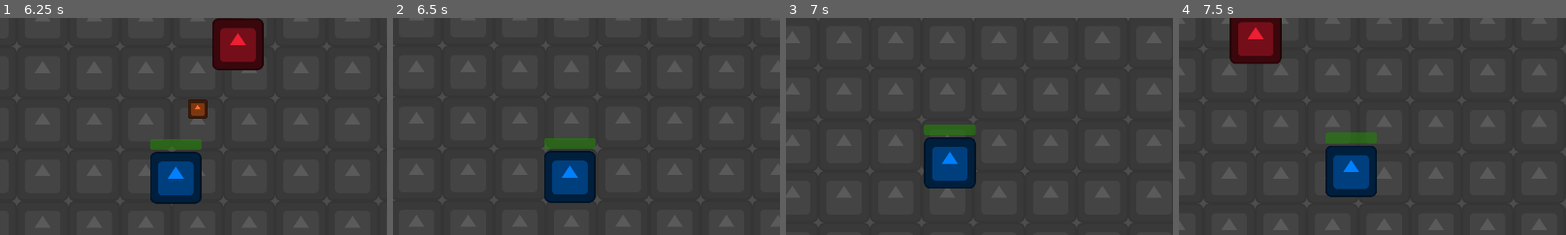
Above: before the commit, frames 1-4 (left to right).
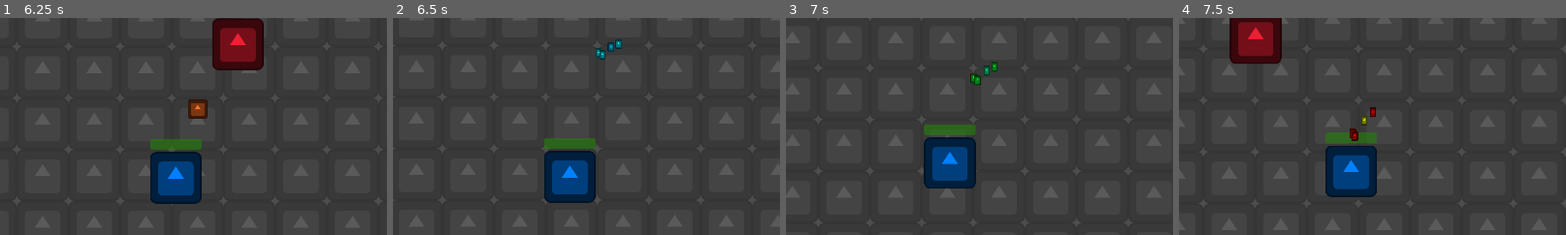
Above: after the commit, the same moments.

Repository: alfroids/survivors-clone
Game: Godot game, scene res://World/world.tscn
Two runs of this game, one before a commit and one after it. Both use one fixed random seed, a clock stepped at 60 frames per second and the inputs below. The engine's default icon, where the game draws it, is replaced by a stand-in: a white triangle on a blue panel in a dark square.
Inputs:
- Up to frame 1 (6.25 s): tap Enter at 0.5 s; hold D (move_right) 0.53-1.28 s; hold S (move_down) 1.28-2.03 s; hold D (move_right) 2.03-2.78 s; hold W (move_up) 2.78-3.53 s; hold A (move_left) 3.53-5.03 s; hold S (move_down) 5.03-5.78 s; hold D (move_right) from 5.78 s (still down)
- Up to frame 2 (6.5 s): keep holding D (move_right)
- Up to frame 3 (7 s): release D (move_right) at 6.53 s; hold W (move_up) from 6.53 s (still down)
- Up to frame 4 (7.5 s): release W (move_up) at 7.28 s; hold D (move_right) from 7.28 s (still down)
The pictures show only the part of the screen within x 29-79%, y 14-63%; the shares and areas given below are measured in that part.

Frame 1 is identical in both runs. In frame 2, 0.3% of the frame differs, in the area x 52-60%, y 9-20%; in frame 3, 0.3%; in frame 4, 0.2%.

Commit message:
Add enemy drop xp

Diff:
--- a/Enemy/enemy.gd
+++ b/Enemy/enemy.gd
@@ -3,6 +3,7 @@
 
 
 @export var enemy_data: EnemyData
+@export var xp_scene: PackedScene
 
 var max_health: int
 var move_speed: float
@@ -36,5 +37,21 @@
 
 func _on_hurtbox_received_damage(damage_data: DamageData) -> void:
 	health -= damage_data.damage_per_tick
+
 	if not health:
+		@warning_ignore("integer_division")
+		for i in range(enemy_data.xp_drop / 100):
+			spawn_xp(100)
+		spawn_xp(enemy_data.xp_drop % 100)
+
 		queue_free()
+
+
+func spawn_xp(xp_amount: int) -> void:
+	if xp_amount <= 0:
+		return
+
+	var xp: XP = xp_scene.instantiate()
+	xp.xp_amount = xp_amount
+	xp.global_position = global_position + Utils.random_point_in_circle(50.0)
+	get_tree().current_scene.call_deferred(&"add_child", xp)
--- a/Enemy/enemy.tscn
+++ b/Enemy/enemy.tscn
@@ -1,9 +1,10 @@
-[gd_scene load_steps=14 format=3 uid="uid://b1kan3wtv5trr"]
+[gd_scene load_steps=15 format=3 uid="uid://b1kan3wtv5trr"]
 
 [ext_resource type="Texture2D" uid="uid://bor6xfqb3k54d" path="res://icon.svg" id="1_54a1r"]
 [ext_resource type="Script" path="res://Enemy/enemy.gd" id="1_r2jj5"]
 [ext_resource type="Script" path="res://EnemyData/enemy_data.gd" id="2_ouuid"]
 [ext_resource type="Shader" uid="uid://y682225ucbre" path="res://recolor.tres" id="2_xuysw"]
+[ext_resource type="PackedScene" uid="uid://bxs0p7ry7bwps" path="res://XP/xp.tscn" id="3_py0fd"]
 [ext_resource type="Script" path="res://Hurtbox/hurtbox.gd" id="4_fjgfo"]
 [ext_resource type="Script" path="res://Hitbox/hitbox.gd" id="4_jtv4c"]
 [ext_resource type="Script" path="res://DamageData/damage_data.gd" id="5_2gdeb"]
@@ -12,6 +13,7 @@
 script = ExtResource("2_ouuid")
 max_health = 10
 move_speed = 100.0
+xp_drop = 350
 
 [sub_resource type="ShaderMaterial" id="ShaderMaterial_o12hw"]
 shader = ExtResource("2_xuysw")
@@ -38,6 +40,7 @@
 motion_mode = 1
 script = ExtResource("1_r2jj5")
 enemy_data = SubResource("Resource_7wh8l")
+xp_scene = ExtResource("3_py0fd")
 
 [node name="Sprite2D" type="Sprite2D" parent="."]
 material = SubResource("ShaderMaterial_o12hw")
--- a/EnemyData/enemy_data.gd
+++ b/EnemyData/enemy_data.gd
@@ -6,3 +6,4 @@
 @export var max_health: int
 @export var move_speed: float
 @export var damage_data: DamageData
+@export var xp_drop: int
--- a/XP/xp.tscn
+++ b/XP/xp.tscn
@@ -10,6 +10,7 @@
 point_count = 2
 
 [sub_resource type="ShaderMaterial" id="ShaderMaterial_008bg"]
+resource_local_to_scene = true
 shader = ExtResource("1_lo8g3")
 shader_parameter/AnimationSpeed2 = 4.0
 shader_parameter/XPColor = 0.0
--- a/project.godot
+++ b/project.godot
@@ -14,6 +14,10 @@
 run/main_scene="res://World/world.tscn"
 config/features=PackedStringArray("4.3", "Forward Plus")
 config/icon="res://icon.svg"
+
+[autoload]
+
+Utils="*res://utils.gd"
 
 [display]
 
--- /dev/null
+++ b/utils.gd
@@ -0,0 +1,8 @@
+extends Node
+
+
+func random_point_in_circle(radius: float = 1.0) -> Vector2:
+	var R: float = radius * sqrt(randf())
+	var T: float = TAU * randf()
+
+	return R * Vector2.RIGHT.rotated(T)
--- a/xp.tres
+++ b/xp.tres
@@ -171,7 +171,6 @@
 
 }
 "
-graph_offset = Vector2(-734.092, 608.598)
 mode = 1
 flags/light_only = false
 nodes/fragment/0/position = Vector2(1960, 1320)
